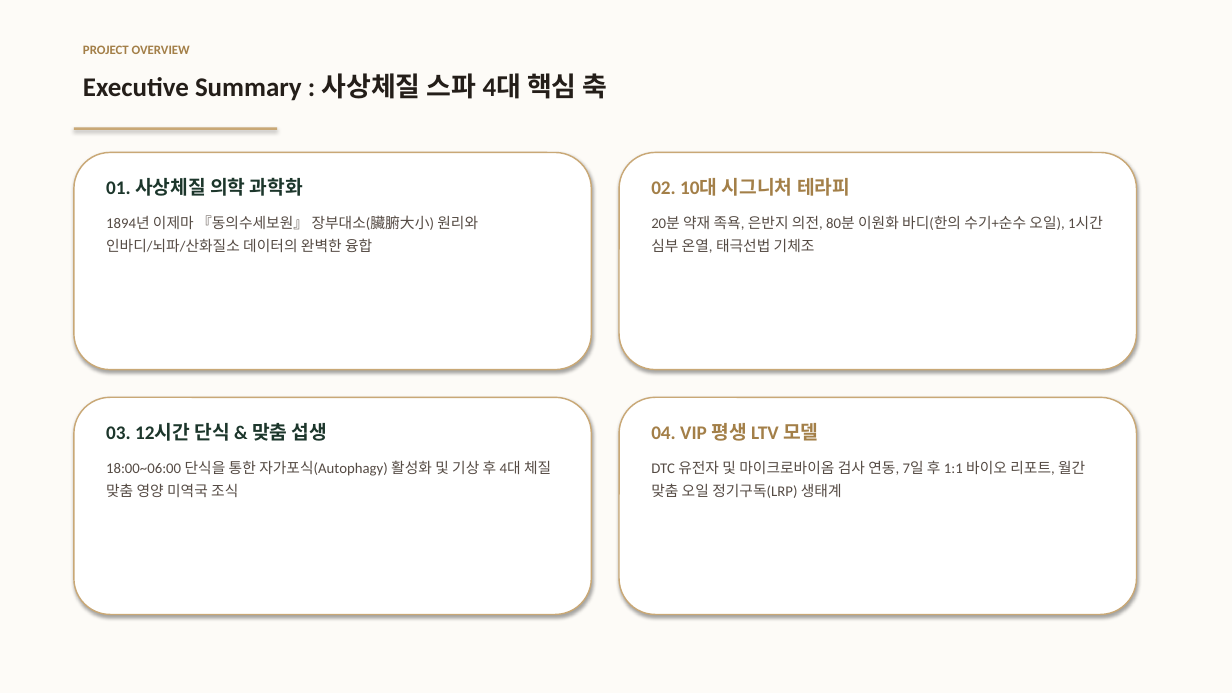
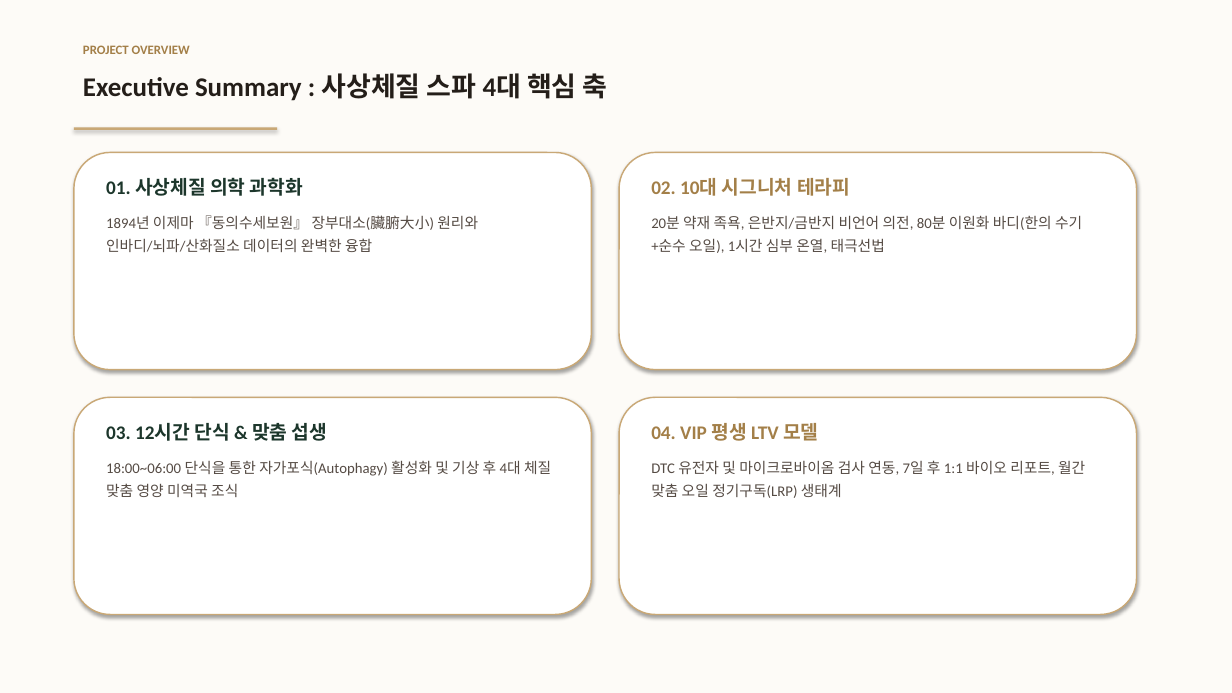
Before and after one commit to ryujean77/ryujean-slides, a slide deck: slide 5 of sasang-spa/사상체질_프리미엄_스파_프로젝트_제안서_발표자료.pptx. Drawn at 1232x693 pixels with LibreOffice and Linux fonts; fonts in the diff are those of the drawing. Boxes give left, top, right and bottom in pixels: in the first picture for what was removed or moved away, otherwise in the second. Text is boxed around its words. In the diff, an @@ line names an element or a change of style, - is before the commit and + after.

Commit message:
fix: 체질별 은반지 및 금반지 착용 부위 의전 매뉴얼 정확한 기준 반영

```diff
--- a/sasang-spa/사상체질_프리미엄_스파_프로젝트_제안서_발표자료.pptx
+++ b/sasang-spa/사상체질_프리미엄_스파_프로젝트_제안서_발표자료.pptx
@@ text at bbox=[651, 215, 1082, 253]: text changed @@
-20분 약재 족욕, 은반지 의전, 80분 이원화 바디(한의 수기+순수 오일), 1시간 심부 온열, 태극선법 기체조
+20분 약재 족욕, 은반지/금반지 비언어 의전, 80분 이원화 바디(한의 수기+순수 오일), 1시간 심부 온열, 태극선법
```
Also in this commit, not shown: 4 other slides changed, 4 other files.
